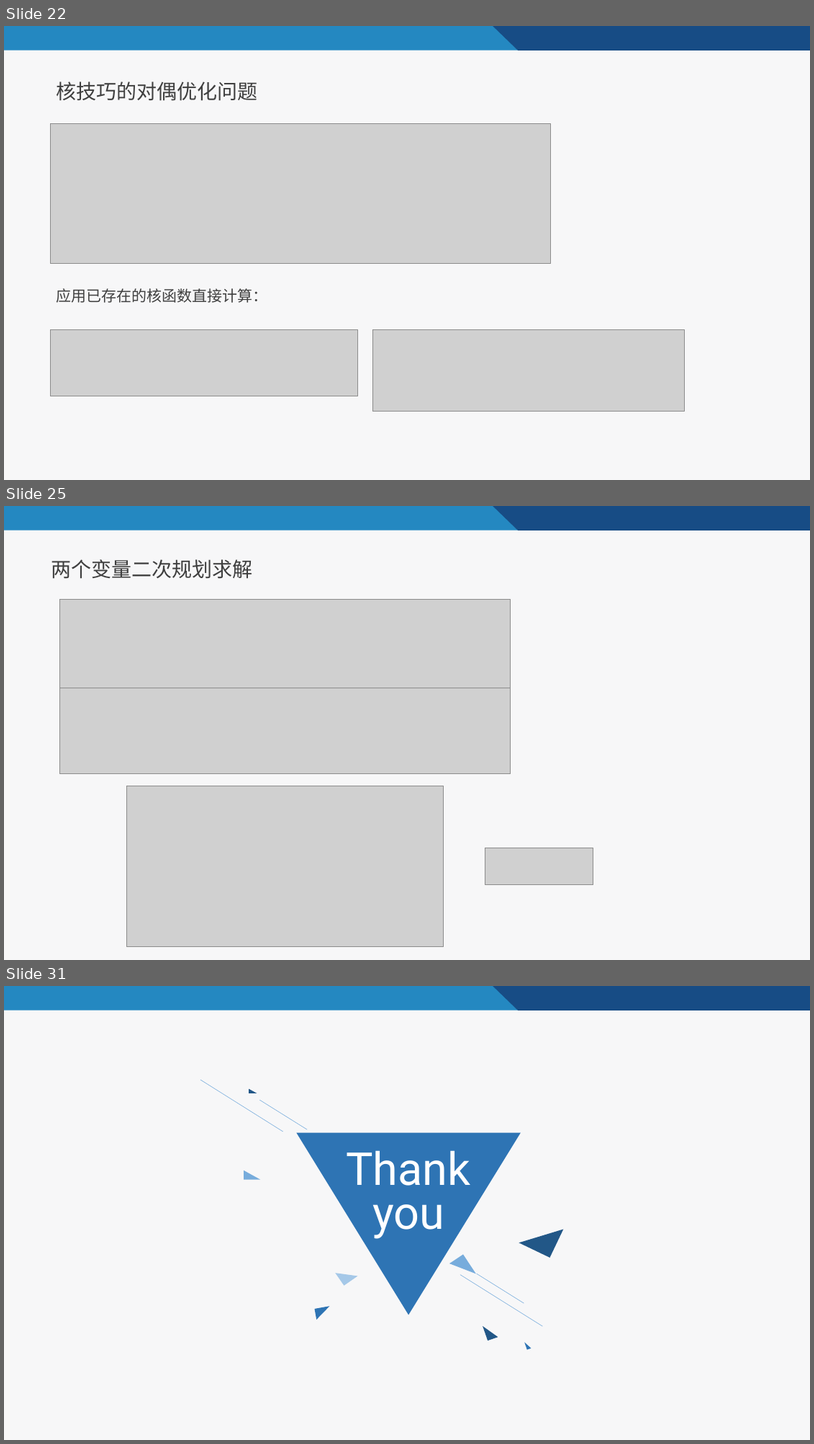
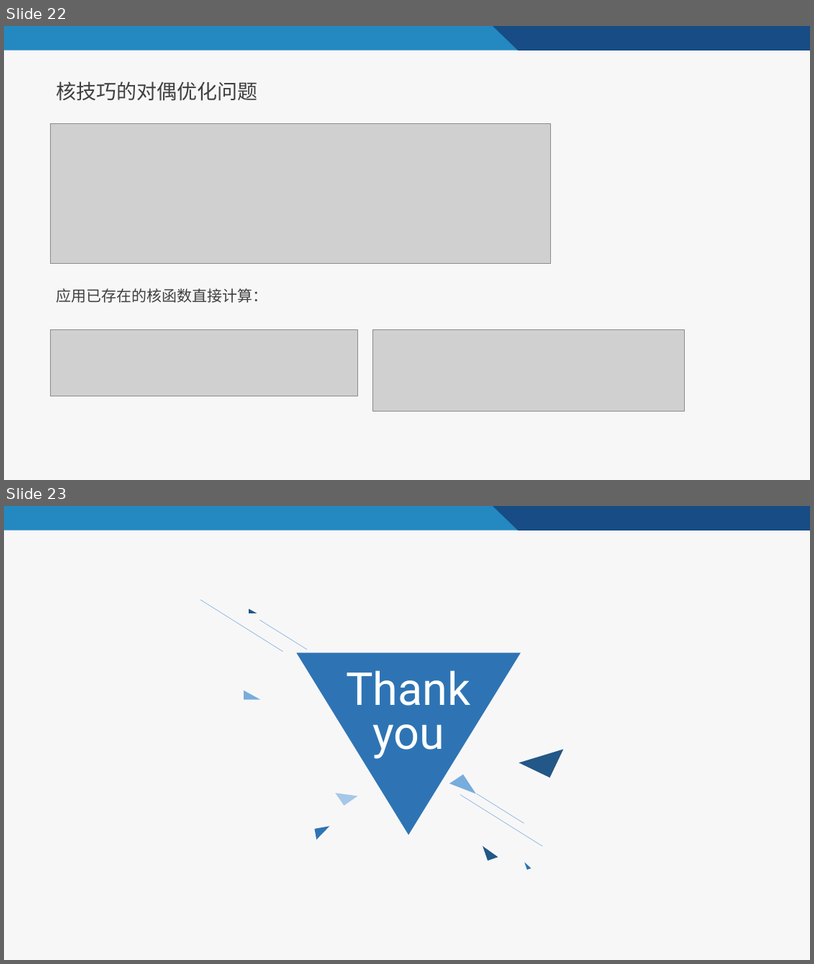
Before and after one commit to qiuliwang/MachineLearning, a slide deck: SVM/支持向量机.pptx. Shown one above the other, each under a label of ours: slides 22, 25 and 31 before the commit, slides 22 and 23 after it; the slides between them are not shown. The pictures are 814x1444 and 814x964 pixels, drawn with LibreOffice and Linux fonts; fonts in the diff are those of the drawing; grey boxes stand for pictures. Boxes give left, top, right and bottom in pixels: in the first picture for what was removed or moved away, otherwise in the second. Text is boxed around its words. In the diff, an @@ line names an element or a change of style, - is before the commit and + after.

```diff
--- a/SVM/支持向量机.pptx
+++ b/SVM/支持向量机.pptx
@@ slide 25 removed at (x1=4, y1=506, x2=810, y2=960), background #F7F7F8; not listed: 2 template elements that a slide beside it also shows @@
@@ text removed at (x1=52, y1=559, x2=253, y2=579) @@
-两个变量二次规划求解
@@ picture removed at (x1=59, y1=599, x2=511, y2=688) @@
@@ picture removed at (x1=59, y1=688, x2=511, y2=774) @@
@@ picture removed at (x1=127, y1=785, x2=444, y2=947) @@
@@ picture removed at (x1=486, y1=848, x2=594, y2=884) @@
@@ what was slide 31 is now slide 23 @@
```
Also in this commit, not shown: 3 slides changed, 7 other slides removed, 4 other files.
